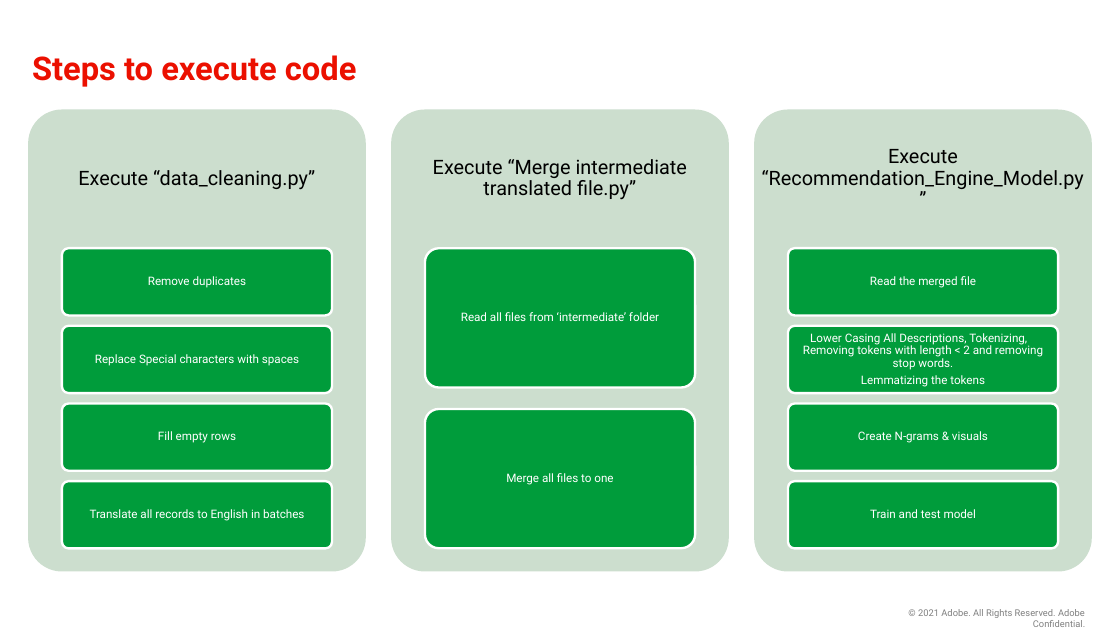
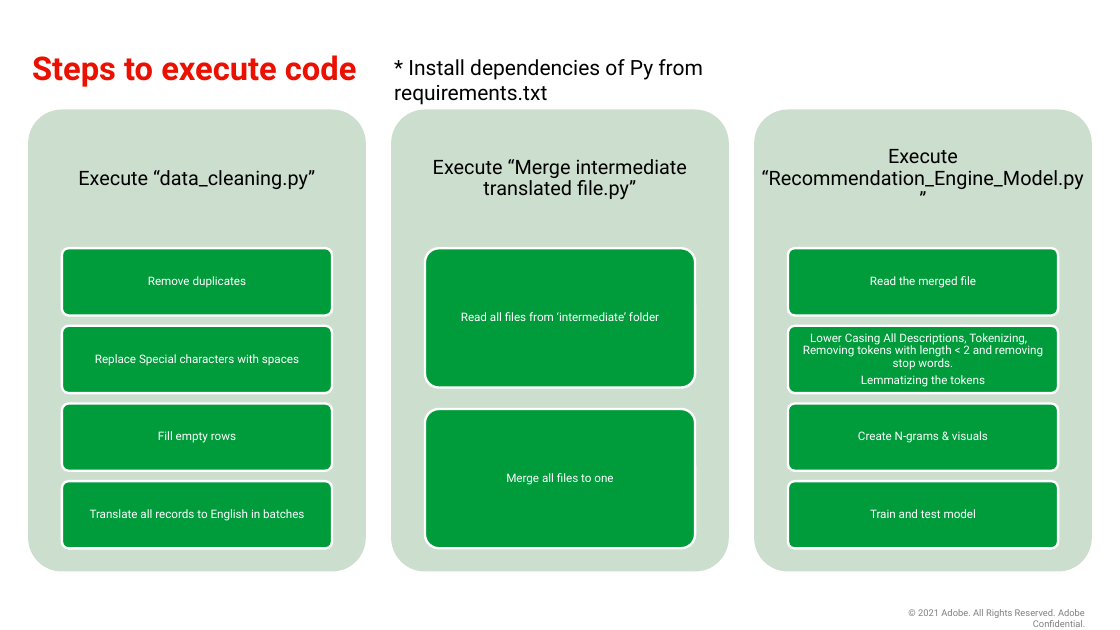
Before and after one commit to srchirag27/LDA_Based_Recommendation_Engine, a slide deck: slide 8 of Recommendation Engine.pptx. Drawn at 1120x630 pixels with LibreOffice and Linux fonts; fonts in the diff are those of the drawing; background and template pictures are left out. Boxes give left, top, right and bottom in pixels: in the first picture for what was removed or moved away, otherwise in the second. Text is boxed around its words. In the diff, an @@ line names an element or a change of style, - is before the commit and + after.

```diff
--- a/Recommendation Engine.pptx
+++ b/Recommendation Engine.pptx
@@ text added at <box>394,59,703,105</box>, 18 pt, text #000000 @@
+* Install dependencies of Py from requirements.txt
```
